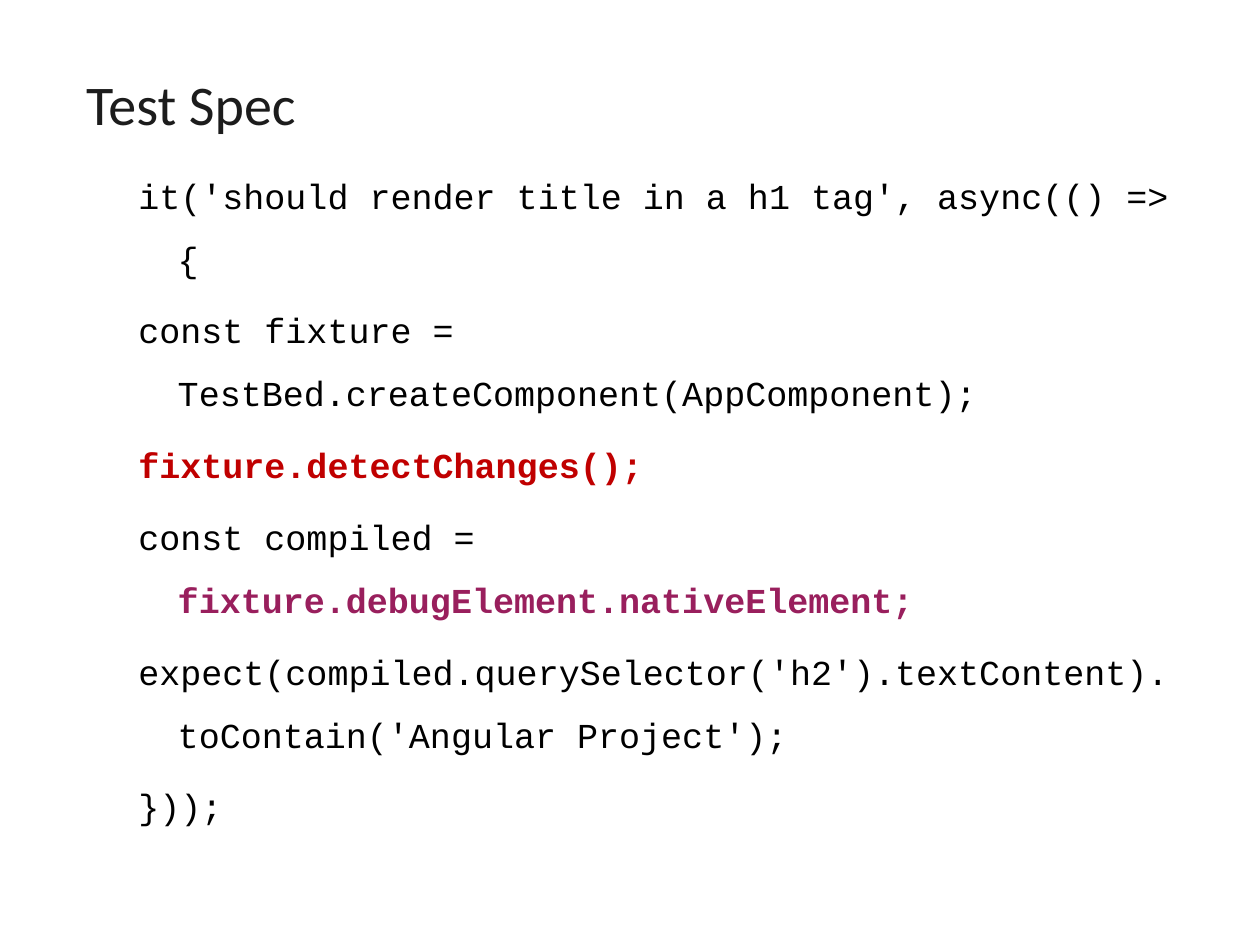
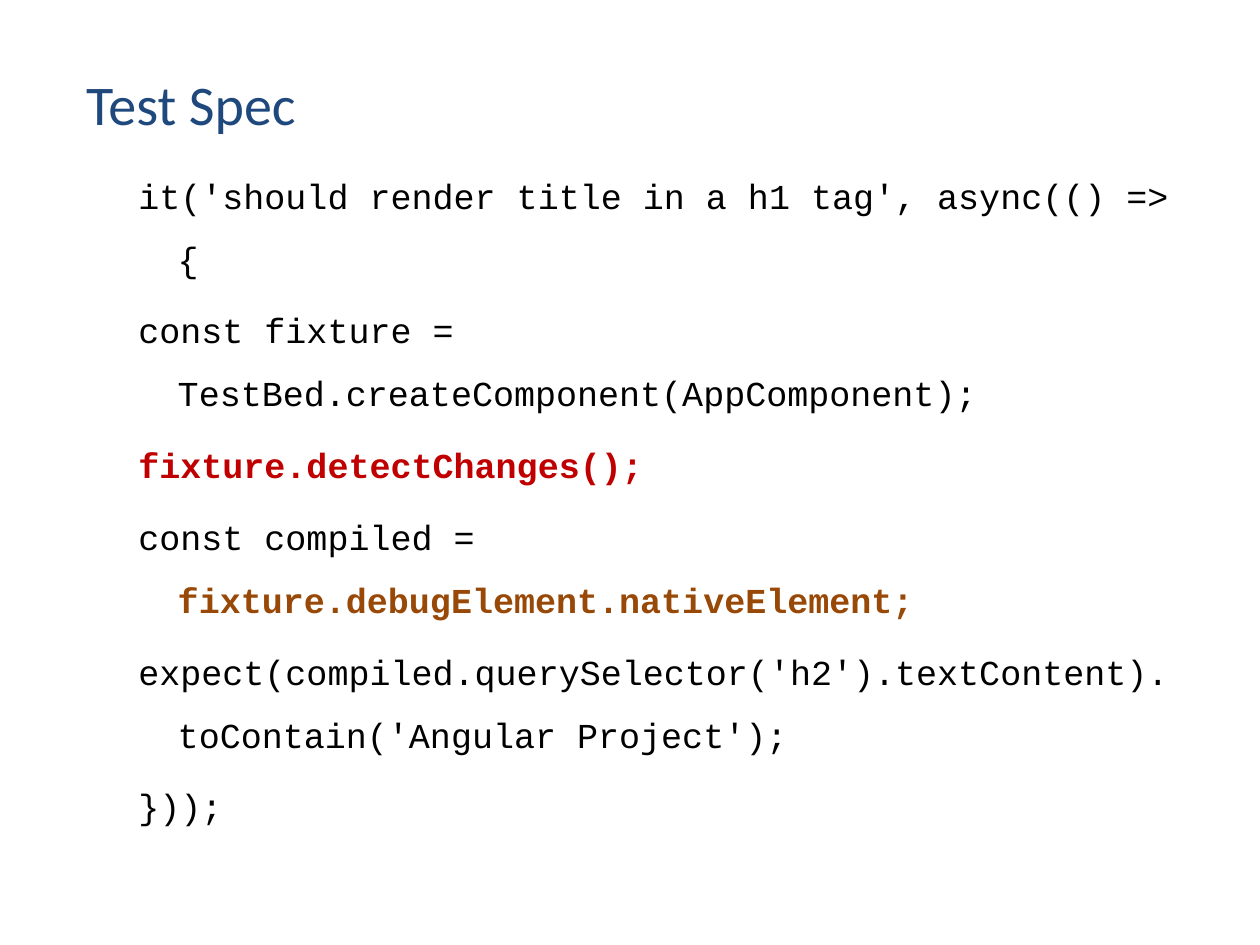
Before and after one commit to vishnumvn/AngularJS_Tut, a slide deck: slide 118 of Materials/Angular_Module02.ppt. Drawn at 1260x945 pixels with LibreOffice and Linux fonts; fonts in the diff are those of the drawing. Boxes give left, top, right and bottom in pixels: in the first picture for what was removed or moved away, otherwise in the second. Text is boxed around its words. In the diff, an @@ line names an element or a change of style, - is before the commit and + after.

```diff
--- a/Materials/Angular_Module02.ppt
+++ b/Materials/Angular_Module02.ppt
@@ title "Test Spec" at [86, 88, 296, 134]: text colour #1C1C1C to #1F497D @@
@@ text at [138, 525, 914, 621]: text colour #991F5D to #984807 in "fixture.debugElement.nativeElement;" @@
```
Also in this commit, not shown: 116 other slides changed, 57 other files.
